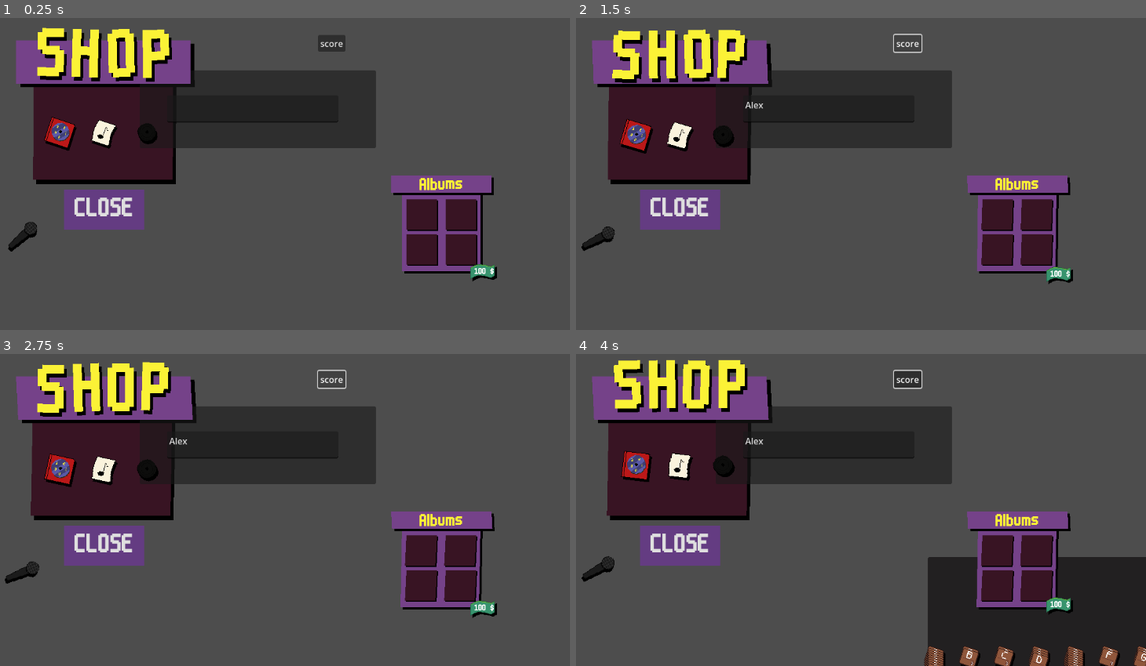
Above: before the commit, frames 1-4 (two rows, left to right).
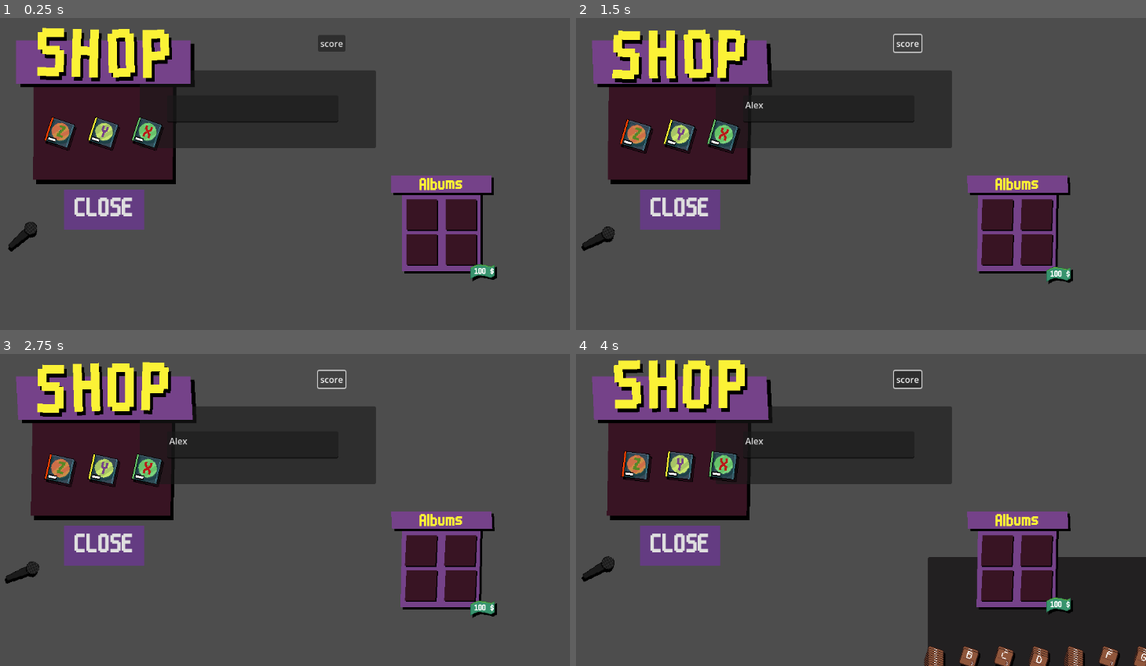
Above: after the commit, the same moments.

Repository: LiranDat/Spitandspell
Game: Godot game, scene res://scoring_test.tscn
The game is run twice, just before and just after one commit, with the same random seed, the same clock (stepped at 60 frames per second) and the same inputs. This scene is started directly instead of the project's main scene.
Inputs (mouse positions are in pixels of both pictures, inside the frame that each line leads up to):
- Up to frame 1 (0.25 s): no input
- Up to frame 2 (1.5 s): click (826, 108) at 0.52 s; type "Alex" at 0.6 s; click "score" at 1.25 s
- Up to frame 3 (2.75 s): click "score" at 2 s
- Up to frame 4 (4 s): click "score" at 2.75 s; move the mouse to (598, 569) at 3.52 s; click (598, 569) at 3.67 s

The runs differ from the first frame. In frame 1, 1.1% of the frame differs, in the area x 7-29%, y 31-43%; in frame 2, 1.2%, in the area x 7-29%, y 32-44%; in frame 3, 1.2%; in frame 4, 1.2%.

Commit message:
fix shop close regardless of node

Diff:
--- a/album.gd
+++ b/album.gd
@@ -258,8 +258,8 @@
 func scoreLetter7(letter:String,word:String):
 	return [0,1]
 func scoreWord7(word):
-	#var badwords = loa
-	#if(badwords.findn())
+	if WordTest.testBadWord(word):
+		return [0,3]
 	return [0,1]
 
 func scoreLetter8(letter:String,word:String):
--- a/globals.gd
+++ b/globals.gd
@@ -1,3 +1,3 @@
 class_name Globals extends Node
 
-static var ALBUMCOUNT = 6
+static var ALBUMCOUNT = 11
--- a/shop.gd
+++ b/shop.gd
@@ -22,7 +22,8 @@
 	time += delta
 
 	if $close_button.button_pressed:
-		get_parent().close_shop()
+		if(get_parent().has_method("close_shop")):
+			get_parent().close_shop()
 		queue_free()
 
 
